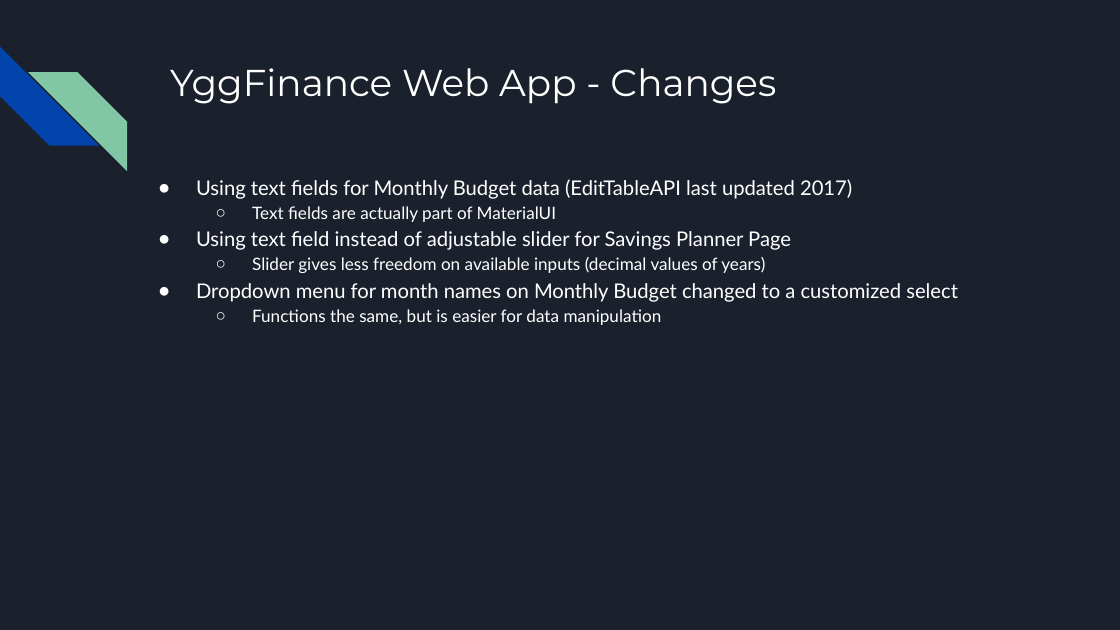
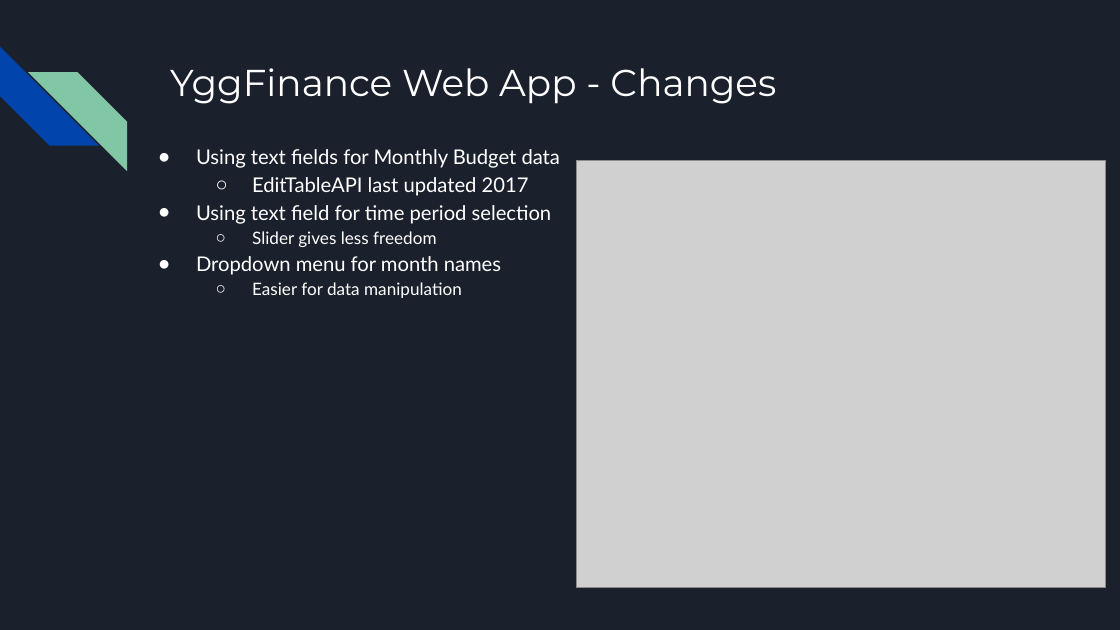
Before and after one commit to Shuruni/YggFinance, a slide deck: slide 3 of documentation/Update- YggFinance.pptx (slide 13 before the commit). Drawn at 1120x630 pixels with LibreOffice and Linux fonts; fonts in the diff are those of the drawing; grey boxes stand for pictures. Boxes give left, top, right and bottom in pixels: in the first picture for what was removed or moved away, otherwise in the second. Text is boxed around its words. In the diff, an @@ line names an element or a change of style, - is before the commit and + after.

```diff
--- a/documentation/Update- YggFinance.pptx
+++ b/documentation/Update- YggFinance.pptx
@@ text at box(196, 149, 560, 298): text changed @@
-● Using text fields for Monthly Budget data (EditTableAPI last updated 2017)
-  ○ Text fields are actually part of MaterialUI
-● Using text field instead of adjustable slider for Savings Planner Page
-  ○ Slider gives less freedom on available inputs (decimal values of years)
-● Dropdown menu for month names on Monthly Budget changed to a customized select
-  ○ Functions the same, but is easier for data manipulation
+● Using text fields for Monthly Budget data
+  ○ EditTableAPI last updated 2017
+● Using text field for time period selection
+  ○ Slider gives less freedom
+● Dropdown menu for month names
+  ○ Easier for data manipulation
@@ picture added at box(577, 160, 1105, 588) @@
```
Also in this commit, not shown: 7 other slides changed, 2 slides added, 1 other file.
